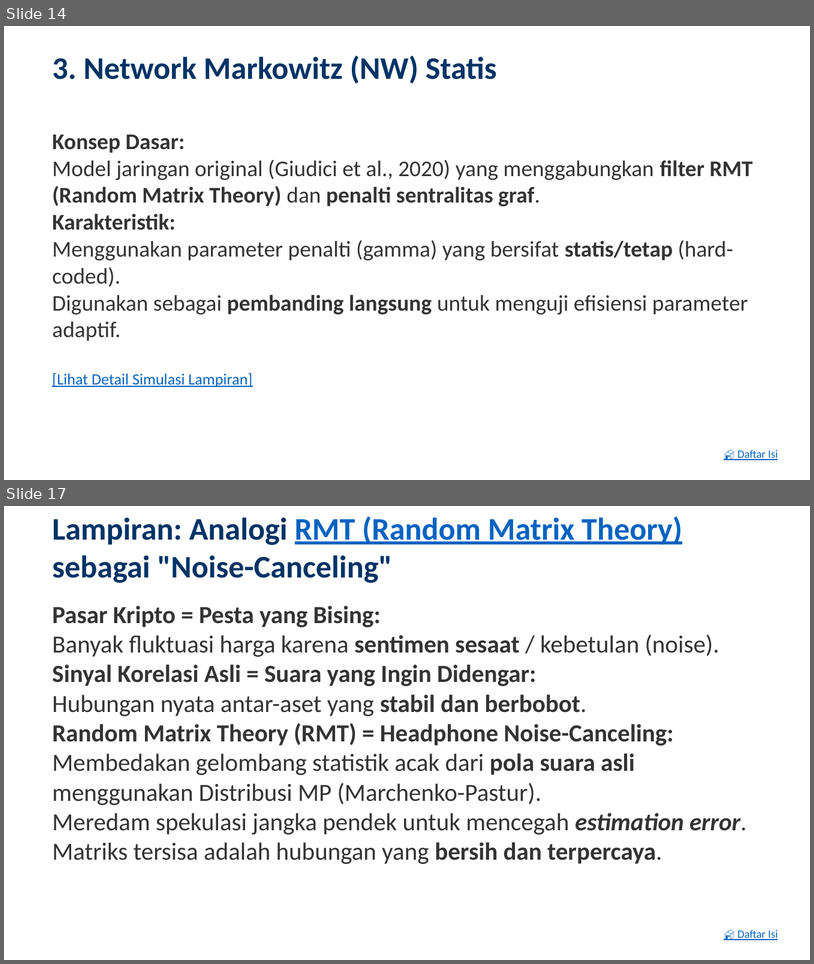
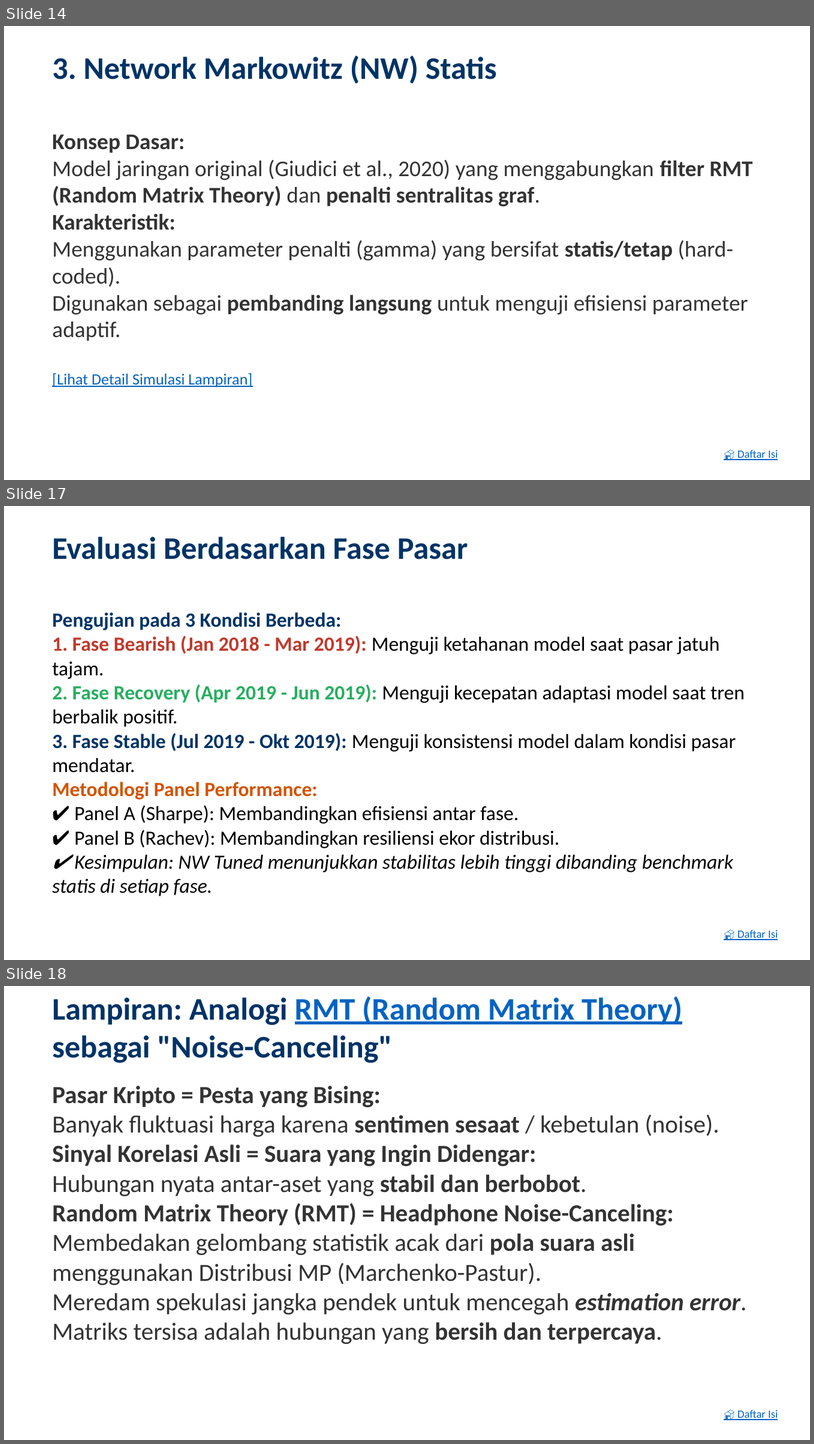
Before and after one commit to ragilrojo/RepoThesis, a slide deck: Presentasi_Proposal_Update.pptx. Shown one above the other, each under a label of ours: slides 14 and 17 before the commit, slides 14, 17 and 18 after it; the slides between them are not shown. The pictures are 814x964 and 814x1444 pixels, drawn with LibreOffice and Linux fonts; fonts in the diff are those of the drawing. Boxes give left, top, right and bottom in pixels: in the first picture for what was removed or moved away, otherwise in the second. Text is boxed around its words. In the diff, an @@ line names an element or a change of style, - is before the commit and + after.

```diff
--- a/Presentasi_Proposal_Update.pptx
+++ b/Presentasi_Proposal_Update.pptx
@@ slide 17 added at [4, 506, 810, 960], background #FFFFFF @@
@@ text added at [52, 537, 468, 559], 28 pt, text #003366, bold @@
+Evaluasi Berdasarkan Fase Pasar
@@ text added at [52, 612, 745, 896], 18 pt, text #000000 @@
+Pengujian pada 3 Kondisi Berbeda:
+1. Fase Bearish (Jan 2018 - Mar 2019): Menguji ketahanan model saat pasar jatuh tajam.
+2. Fase Recovery (Apr 2019 - Jun 2019): Menguji kecepatan adaptasi model saat tren berbalik positif.
+3. Fase Stable (Jul 2019 - Okt 2019): Menguji konsistensi model dalam kondisi pasar mendatar.
+Metodologi Panel Performance:
+✔ Panel A (Sharpe): Membandingkan efisiensi antar fase.
+✔ Panel B (Rachev): Membandingkan resiliensi ekor distribusi.
+✔ Kesimpulan: NW Tuned menunjukkan stabilitas lebih tinggi dibanding benchmark statis di setiap fase.
@@ text added at [738, 930, 778, 940], 10 pt, text #0563C1, underline @@
+🏠 Daftar Isi
@@ what was slide 17 is now slide 18 @@
```
Also in this commit, not shown: 3 slides changed, 1 other slide added, 1 slide removed, 2 other files.
